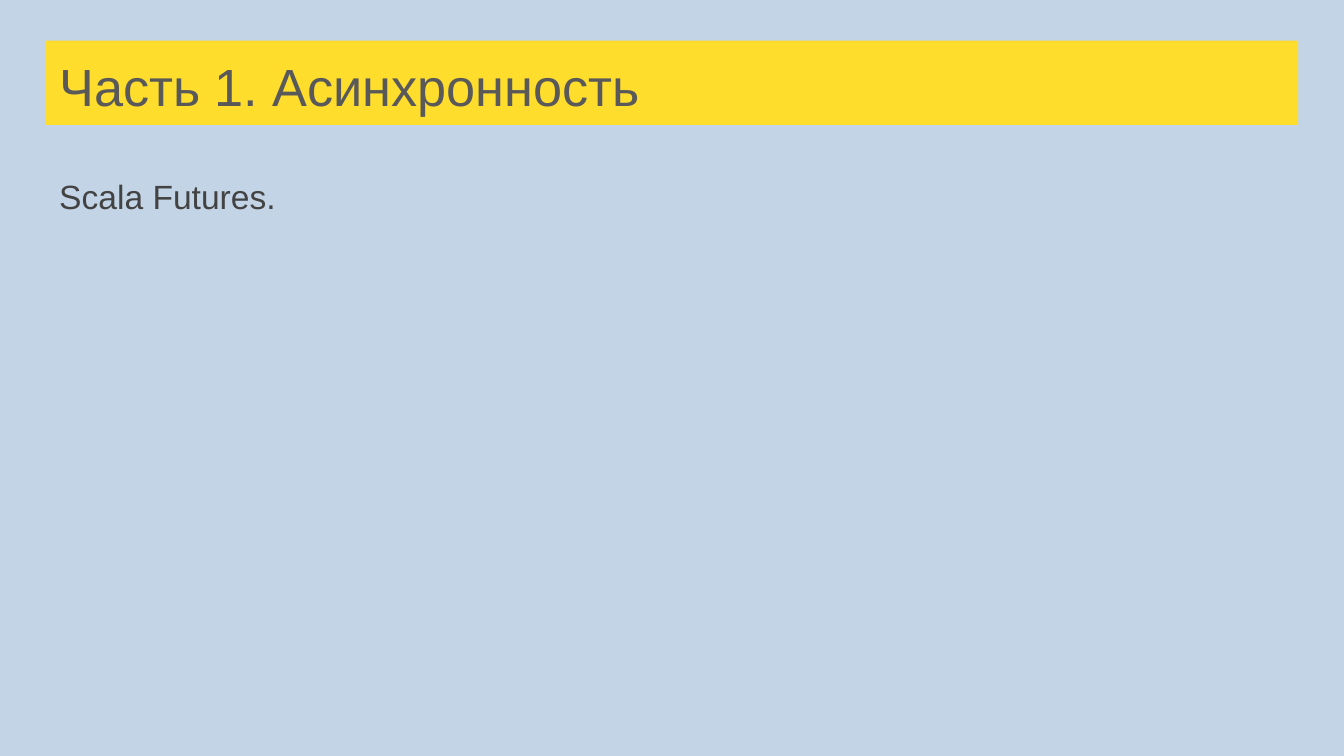
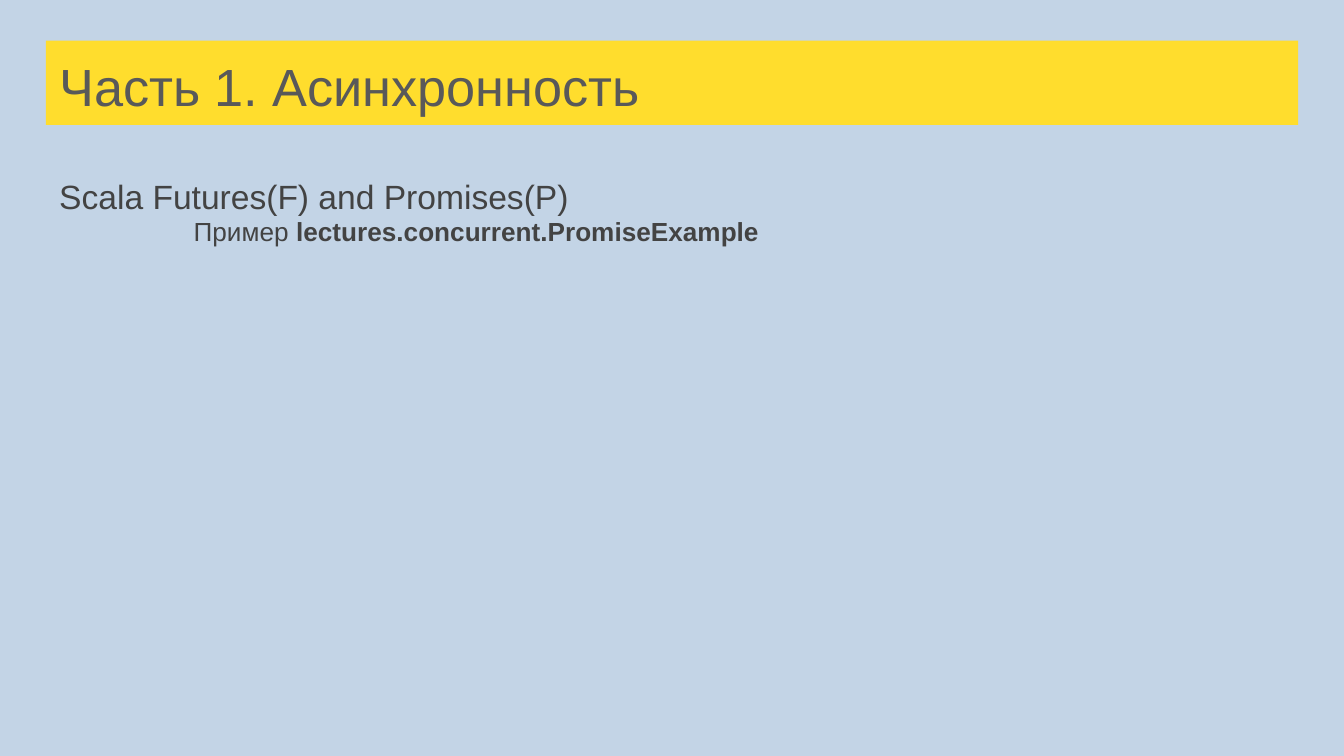
Before and after one commit to tralfamadore/ScalaLectures, a slide deck: slide 160 of src/main/resources/Лекции Scala для FinTech.pptx (slide 147 before the commit). Drawn at 1344x756 pixels with LibreOffice and Linux fonts; fonts in the diff are those of the drawing. Boxes give left, top, right and bottom in pixels: in the first picture for what was removed or moved away, otherwise in the second. Text is boxed around its words. In the diff, an @@ line names an element or a change of style, - is before the commit and + after.

Commit message:
Async Futures added

```diff
--- a/src/main/resources/Лекции Scala для FinTech.pptx
+++ b/src/main/resources/Лекции Scala для FinTech.pptx
@@ text at (59,184,758,247): text changed; size 18 to 14 pt @@
-Scala Futures.
+Scala Futures(F) and Promises(P)
+Пример lectures.concurrent.PromiseExample
```
Also in this commit, not shown: 2 other slides changed, 17 slides added, 2 slides removed, 4 other files.
